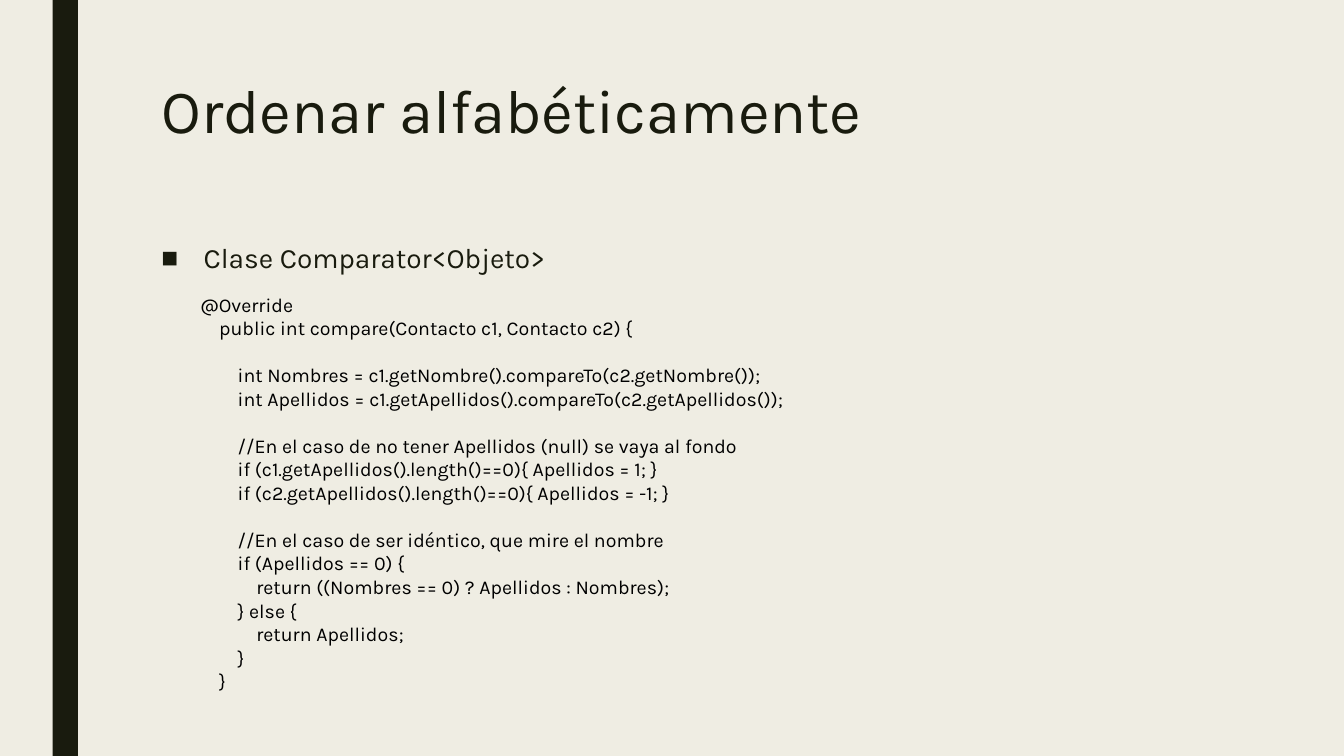
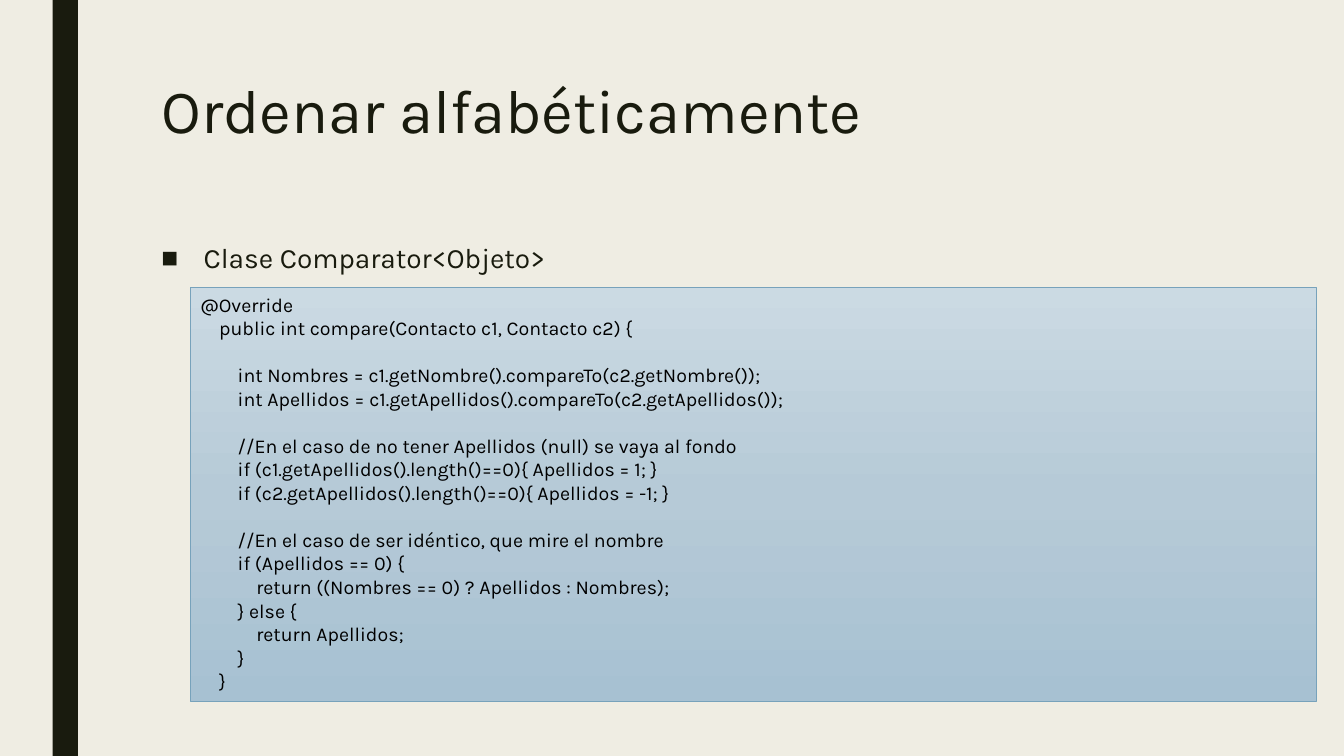
Before and after one commit to rubenseglop/Contactos, a slide deck: slide 8 of app/src/main/Documentacion/Presentacion.pptx (slide 6 before the commit). Drawn at 1344x756 pixels with LibreOffice and Linux fonts; fonts in the diff are those of the drawing. Boxes give left, top, right and bottom in pixels: in the first picture for what was removed or moved away, otherwise in the second. Text is boxed around its words. In the diff, an @@ line names an element or a change of style, - is before the commit and + after.

Commit message:
Presentacion 2

```diff
--- a/app/src/main/Documentacion/Presentacion.pptx
+++ b/app/src/main/Documentacion/Presentacion.pptx
@@ rectangle "@Override": place and size @@
-rectangle "@Override" at <box>200,298,783,646</box>
+rectangle "@Override" at <box>191,287,1317,702</box>
@@ rectangle "@Override" at <box>191,287,1317,702</box>: fill none to gradient #CCDAE3 to #B6CAD7 to #A7C1D2; outline none to #77A2BB 0.5 pt @@
```
Also in this commit, not shown: 6 slides added, 2 slides removed.
